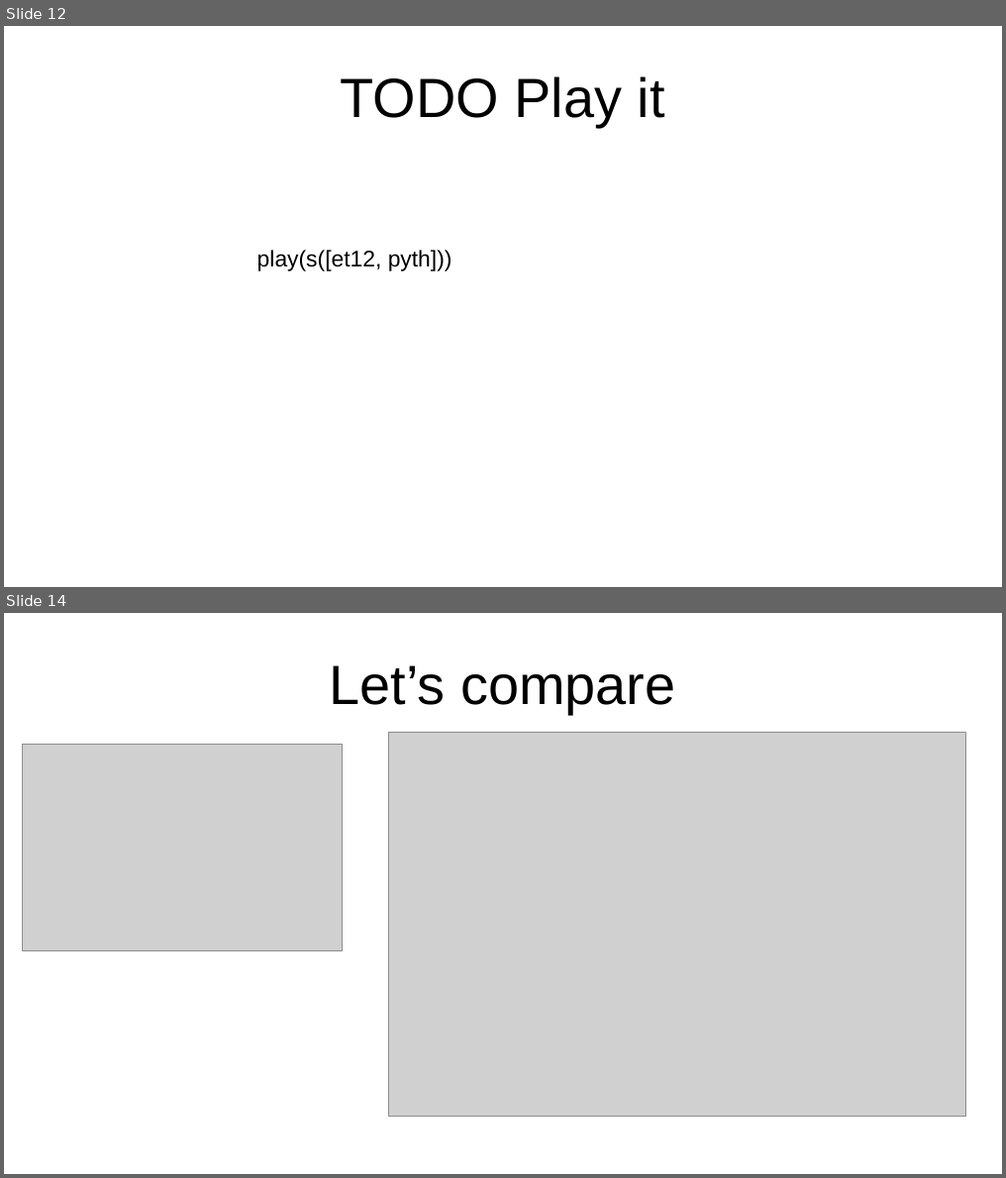
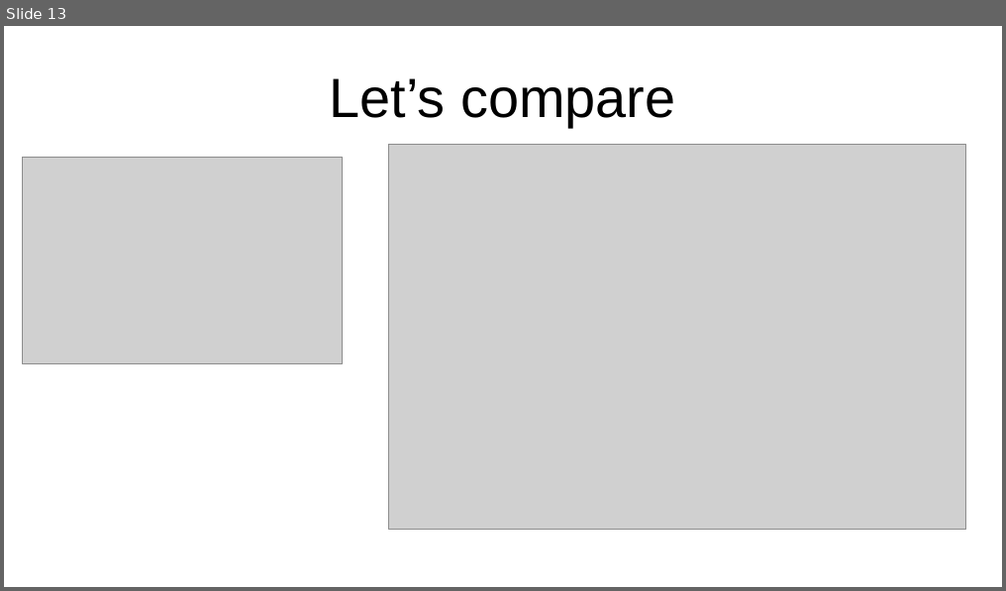
Before and after one commit to tp2750/TuningSystems.jl, a slide deck: docs/src/Juliacon2024/slides_juliacon2024.pptx. Shown one above the other, each under a label of ours: slides 12 and 14 before the commit, slide 13 after it; the slides between them are not shown. The pictures are 1006x1178 and 1006x591 pixels, drawn with LibreOffice and Linux fonts; fonts in the diff are those of the drawing; grey boxes stand for pictures. Boxes give left, top, right and bottom in pixels: in the first picture for what was removed or moved away, otherwise in the second. Text is boxed around its words. In the diff, an @@ line names an element or a change of style, - is before the commit and + after.

```diff
--- a/docs/src/Juliacon2024/slides_juliacon2024.pptx
+++ b/docs/src/Juliacon2024/slides_juliacon2024.pptx
@@ slide 12 removed at (x1=4, y1=26, x2=1002, y2=587), background #FFFFFF @@
@@ title removed at (x1=341, y1=76, x2=665, y2=127) @@
-TODO Play it
@@ text removed at (x1=257, y1=250, x2=452, y2=272) @@
-play(s([et12, pyth]))
@@ what was slide 14 is now slide 13 @@
```
Also in this commit, not shown: 2 slides changed, 1 slide added, 1 other slide removed, 1 other file.
